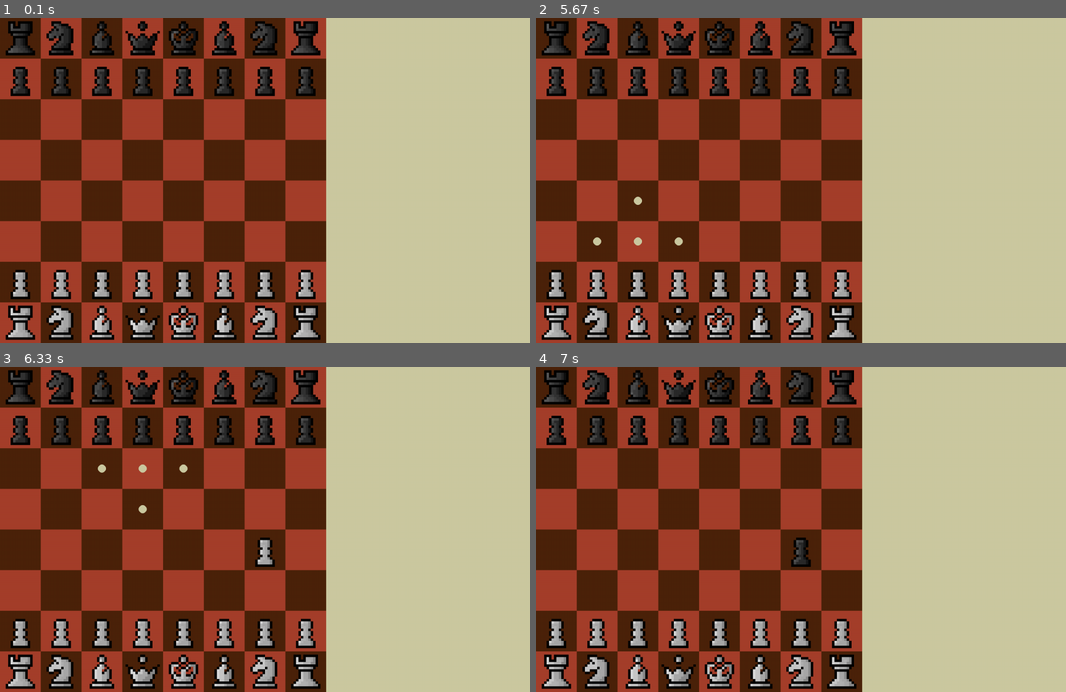
Above: before the commit, frames 1-4 (two rows, left to right).
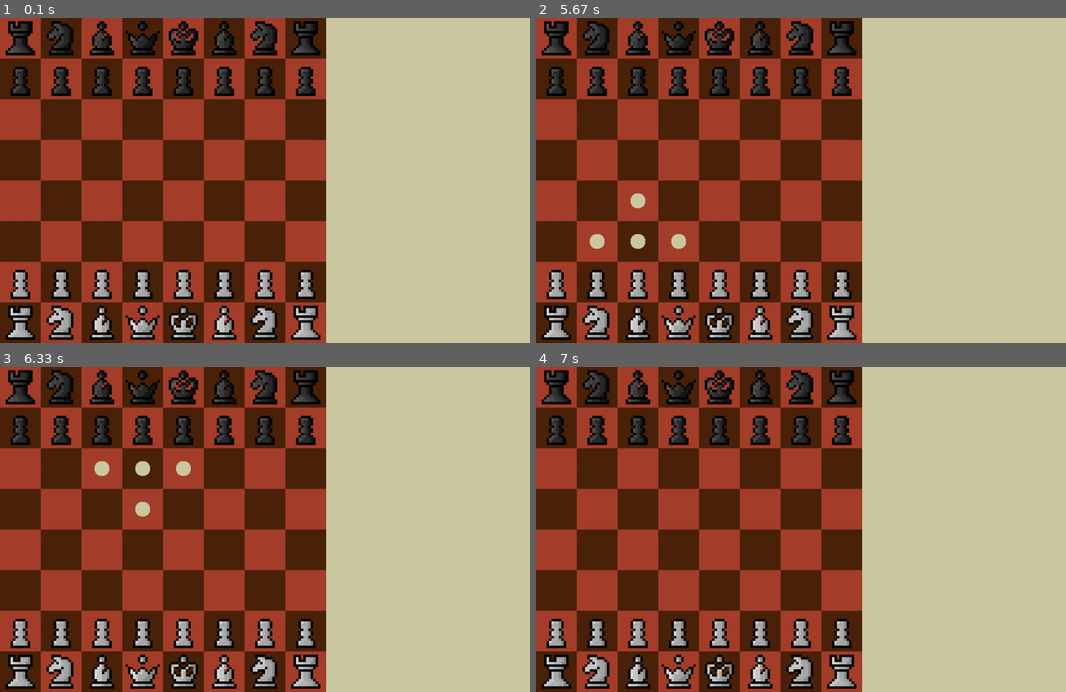
Above: after the commit, the same moments.

Repository: jetskiiiiiii/king-jet
Game: pygame game, started from main/game.py
The game is run twice, just before and just after one commit, with the same random seed, the same clock (stepped at 60 frames per second) and the same inputs.
Inputs (mouse positions are in pixels of both pictures, inside the frame that each line leads up to):
- Up to frame 1 (0.1 s): no input
- Up to frame 2 (5.67 s): press the mouse at (801, 203) at 0.37 s; move the mouse to (737, 193) at 0.47 s; release the mouse at (673, 183) at 0.6 s; press the mouse at (801, 203) at 5.2 s; move the mouse to (721, 252) at 5.3 s; release the mouse at (642, 300) at 5.43 s
- Up to frame 3 (6.33 s): press the mouse at (265, 552) at 6.03 s; move the mouse to (201, 497) at 6.13 s; release the mouse at (137, 445) at 6.27 s
- Up to frame 4 (7 s): press the mouse at (801, 552) at 6.87 s; move the mouse to (753, 578) at 6.97 s

The runs differ from the first frame. In frame 1, 51% of the frame differs, in the area x 0-62%, y 0-100%; in frame 2, 51%; in frame 3, 51%; in frame 4, 51%.

Commit message:
Fixed move and hint logic

Diff:
--- a/main/board.py
+++ b/main/board.py
@@ -1,79 +1,273 @@
 import pygame
 import numpy as np
+import math
 from typing import List, Optional, Tuple
 
 from resources.ui import *
 from resources.utils import *
 from pieces import *
 
+class Status():
+    def __init__(self, quick_status: int, occupied: bool, hint: bool, attacked: bool, promotion: bool, occupied_by: Piece | None = None):
+        #self.color = color # Color of square
+        self.quick_status = quick_status # 0=empty, 1=occupied
+        self.occupied = occupied
+        self.hint = hint
+        self.attacked = attacked
+        self.promotion = promotion
+        self.occupied_by = occupied_by
+
+# Class to show status (graphically) of each square on board (empty, occupied, hint, attack, promotion)
+class BoardStatus():
+    def __init__(self):
+        self.status = self.initialize_status()
+
+    def __setitem__(self, key, value):
+        self.status[key] = value
+
+    def __getitem__(self, key):
+        self.status[key]
+
+    def initialize_status(self):
+        status = []
+        for col in range(0,8):
+            for row in range(0,8):
+                status.append(Status(quick_status=0, occupied=False, hint=False, attacked=False, promotion=False))
+        return np.array(status).reshape(8,8)
+
+    # Every time the graphic changes, update board status
+    def change_status_of_square(self, position: Tuple, status: Status):
+        self.status[position] = status
+        return self.status
+
+    # TODO: Not incorporated yet
+    # Every time piece is clicked, change clicked attribute
+    def change_click_of_square(self, position: Tuple):
+        self.status[position].clicked = True
+
+    def __str__(self):
+        quick_status_only_array = []
+        for row in range(0,8):
+            for col in range(0,8):
+                quick_status_only_array.append(self.status[col, row].quick_status)
+
+        quick_status_only_array = np.array(quick_status_only_array).reshape(8,8)
+        return f"{quick_status_only_array}"
+
+# Class to hold game logic (turns, moves, pieces captured)
+class BoardLogic():
+    def __init__(self):
+        self.turn = "light"
+        self.moves = []
+        self.pieces_captured_by_light = []
+        self.pieces_captured_by_dark = []
+        self.clicked_square = ()
+        self.last_clicked_square = ()
+        self.last_hints_shown = []
+        self.pieces_array = [
+            King("dark"),
+            King("light"),
+
+            Queen("dark"),
+            Queen("light"),
+
+            Bishop("dark", 0),
+            Bishop("dark", 1),
+            Bishop("light", 0),
+            Bishop("light", 1),
+
+            Knight("dark", 0),
+            Knight("dark", 1),
+            Knight("light", 0),
+            Knight("light", 1),
+
+            Rook("dark", 0),
+            Rook("dark", 1),
+            Rook("light", 0),
+            Rook("light", 1),
+
+            *[Pawn("dark", count) for count in range(8)],
+            *[Pawn("light", count) for count in range(8)],
+        ]
+
 class Board():
-    def __init__(self, tile_size: int = tile_size, dark_color: Tuple = dark_color, light_color: Tuple = light_color):
+    def __init__(self, screen: pygame.Surface, board_status: BoardStatus, board_logic: BoardLogic, tile_size: int = tile_size, dark_color: Tuple = dark_color, light_color: Tuple = light_color):
+        self.screen = screen
+        self.board_status = board_status
+        self.board_logic = board_logic
+        self.board_status_flat = board_status.status.ravel()
         self.tile_size = tile_size
         self.dark_color = dark_color
         self.light_color = light_color
         self.light_and_dark_arrangement = np.indices((8, 8)).sum(axis=0) % 2
-        self.board_surface = self.draw_board()
-
-    def draw_board(self):
-        surface = pygame.Surface((8*self.tile_size, 8*self.tile_size))
-        ## Render chess board
-        row_count = 0
-        ## Position is offset by the size of the tiles
-        for row in range(0, 8*self.tile_size, self.tile_size):
-            start_color = 0 if row_count % 2 == 0 else 1
-            for col in range(0, 8*self.tile_size, 2*self.tile_size):
-                ## If rows are even, start row with light, else start with dark
-                surface.fill(dark_color, pygame.Rect((col+(start_color*self.tile_size), row), (self.tile_size, self.tile_size)))
-                surface.fill(light_color, pygame.Rect((col+int(not start_color)*self.tile_size, row), (self.tile_size, self.tile_size)))
-            row_count += 1
-
-        return surface
+        self.board_surface = pygame.Surface((8*self.tile_size, 8*self.tile_size))
+
+    def get_center_coor(self, image_width, image_height):
+        offset_width = self.tile_size - image_width
+        offset_height = self.tile_size - image_height
+
+        # col, row
+        return offset_width / 2, offset_height / 2
+
+    def scale_piece(self, image, image_width, image_height):
+        scale_by_width = self.tile_size // image_width
+        scale_by_height = self.tile_size // image_height
+        return pygame.transform.scale(image, (image_width * scale_by_width, image_height * scale_by_height))
+
+    def is_click_inside_board(self, square_clicked: Tuple):
+        return True if ((square_clicked[0] < 8) and (square_clicked[1] < 8)) else False
+
+    # New drawing paradigm where every drawing creates at least a new square (with the option to overlay a piece/hint + change color of square)
+    # Should receive info about location (which square), what to draw
+    # Should have surface for every square color, piece, hint
+    def draw_square(self, position: Tuple, color_type: str = "default", overlay: pygame.Surface | None = None):
+        square_surface = pygame.Surface((self.tile_size, self.tile_size))
+
+        color_dict = {"default": dark_color if self.light_and_dark_arrangement[position] else light_color,
+                      "attack": attack_tile_color,
+                      "promotion": promotion_tile_color}
+        color = color_dict[color_type]
+        square_surface.fill(color)
+
+        if overlay is not None:
+            center_pos_row, center_pos_col = self.get_center_coor(overlay.get_width(), overlay.get_height())
+            square_surface.blit(overlay, (center_pos_col, center_pos_row))
+        square_surface.set_colorkey(key_color)
+
+        dirty_rect = self.board_surface.blit(square_surface, (position[0]*tile_size, position[1]*tile_size))
+        self.screen.blit(self.board_surface, (0, 0))
+        return dirty_rect
 
     ## Where pieces are placed onto the board
-    def draw_pieces_start(self, pieces: List[Piece]):
-        for piece in pieces:
-            current_hitbox = self.board_surface.blit(piece.piece_surface, (piece.start_pos_col, piece.start_pos_row))
-            piece.current_hitbox = current_hitbox
-
-    def move_piece(self, mouse_pos: Tuple, piece: Piece):
-        # Getting position of the square clicked
-        scaled_mouse_square_pos, unscaled_mouse_square_pos = get_square_that_was_clicked(mouse_pos, return_unscaled_square_coor = True)
-        piece.current_hitbox = self.board_surface.blit(piece.piece_surface, scaled_mouse_square_pos)
-        piece.is_clicked = False
-
-        # Reset previous square that piece was on
-        reset_rect = self.draw_empty_square_at_coor((piece.current_pos_col, piece.current_pos_row), piece_surface=None)
-
-        # Update current position
-        piece.current_pos_col = unscaled_mouse_square_pos[0]
-        piece.current_pos_row = unscaled_mouse_square_pos[1]
-
-        # Rect that will be updated
-        return piece.current_hitbox, reset_rect
-
-    def draw_piece_hints(self, piece: Piece):
-        legal_moves = piece.get_legal_moves()
-        dirty_rects = []
-        radius_of_hints = 10
-        print(legal_moves)
+    def draw_pieces(self):
+        for piece in self.board_logic.pieces_array:
+            position = (piece.current_pos_col, piece.current_pos_row)
+            self.draw_square(position, overlay = piece.image)
+            self.board_status[position] = Status(quick_status=1, occupied=True, hint=True, attacked=False, promotion=False, occupied_by=piece)
+        return None
+
+    def fill_rest_of_board(self):
+        for row in range(0, 8):
+            for col in range(0, 8):
+                if self.board_status.status[col, row].occupied == False:
+                    self.draw_square((col, row))
+        return None
+
+    def draw_piece_hints(self):
+        square_clicked = self.board_logic.clicked_square
+        piece = self.board_status.status[square_clicked].occupied_by
+        legal_moves = self.get_legal_hints(piece)
+
+        # Update board status/logic
+        for hint in self.board_logic.last_hints_shown:
+            self.board_status.status[hint].hint = False
+
+        self.board_logic.last_hints_shown = []
+
         for move in legal_moves:
-            scaled_move = scale_coor(move)
-            centered_move = get_center_of_square(scaled_move)
-            hint_mark = pygame.draw.circle(self.board_surface, background, centered_move, radius_of_hints)
-            dirty_rects.append(hint_mark)
-        return dirty_rects, legal_moves
-
-    def remove_piece_hints(self, coords_list: List[Tuple]):
-        dirty_rects = []
-        for coor in coords_list:
-            dirty_rects.append(self.draw_empty_square_at_coor(coor))
-        return dirty_rects
-
-    def draw_empty_square_at_coor(self, coor: Tuple, piece_surface: pygame.Surface | None = None):
-        # Put this rect into dirty_rects
-        scaled_coor = scale_coor(coor)
-        # print(coor, scaled_coor)
-        color = light_color if self.light_and_dark_arrangement[coor[0]][coor[1]] else dark_color
-        if piece_surface:
-            return pygame.draw.rect(piece_surface, color, pygame.Rect(scaled_coor, (tile_size, tile_size)))
-        return pygame.draw.rect(self.board_surface, color, pygame.Rect(scaled_coor, (tile_size, tile_size)))
+            overlay = Hint().hint_mark
+            self.draw_square(position=move, overlay=overlay)
+
+            # Update board status and logic
+            self.board_status.status[move].hint = True
+            self.board_logic.last_hints_shown.append(move)
+
+        return None
+
+    # Gets legal moves from piece rules + places restrains from surrounding pieces, board restrictions
+    # TODO:
+    # en peassant
+    # Pins on king
+    # Checks / checkmate
+    def get_legal_hints(self, piece: Piece):
+        # If player in check, only show moves that put player out of check
+        #if self.player_in_check():
+
+        # When piece is pinned to king or in check (and not one of pieces that move player out of check)
+        #if self.piece_is_pinned():
+
+        # occupied_by may be None
+        if piece is None:
+            return []
+
+        initial_hints = piece.get_legal_moves()
+        refined_hints, obstructions = [], [] # Will store slope + distance
+        for move in initial_hints:
+            vector = (move[0] - piece.current_pos_col, move[1] - piece.current_pos_row)
+            angle = math.atan2(vector[1], vector[0])
+
+            # If square is occupied, move to next square
+            if (self.board_status.status[move].occupied == True) or (angle in obstructions):
+                # Only need first obstruction in path
+                if angle not in obstructions:
+                    obstructions.append(angle)
+                continue
+            else:
+                refined_hints.append(move)
+
+            # TODO: Implement en peassant and king pin
+            #if (piece.piece_type == "pawn"):
+            #    self.check_en_passant(piece)
+            #    continue
+            #else:
+            #refined_hints.append(move)
+
+        return refined_hints
+
+
+    # TODO: Implement move tracker
+    def check_en_passant(self, piece: Piece):
+        if piece.piece_type != "pawn":
+            return False
+
+    def move_piece(self):
+        position = self.board_logic.clicked_square
+        last_clicked_square = self.board_logic.last_clicked_square
+        piece = self.board_status.status[last_clicked_square].occupied_by
+
+        # Safeguarding in case occupied_by == None
+        if piece:
+            piece.current_pos_col = position[0]
+            piece.current_pos_row = position[1]
+
+        self.board_logic.last_hints_shown = []
+
+        # Update board status/logic
+        # Update quick_status, occupied, occupied_by
+        self.board_status.status[last_clicked_square].quick_status = 0
+        self.board_status.status[last_clicked_square].occupied = False
+        self.board_status.status[last_clicked_square].occupied_by = None
+
+        self.board_status.status[position].quick_status = 1
+        self.board_status.status[position].occupied = True
+        self.board_status.status[position].occupied_by = piece
+
+        return None
+
+class BlackTile():
+    def __init__(self):
+        self.color = dark_color
+
+class LightTile():
+    def __init__(self):
+        self.color = light_color
+
+class AttackTile():
+    def __init__(self):
+        self.color = attack_tile_color
+
+class PromotionTile():
+    def __init__(self):
+        self.color = promotion_tile_color
+
+class Hint():
+    def __init__(self):
+        self.color = background
+        self.image_file_name = "resources/art/hint_mark.png"
+        self.hint_mark = pygame.image.load(self.image_file_name).convert_alpha()
+
+    def get_width(self):
+        return self.hint_mark.get_width()
+
+    def get_height(self):
+        return self.hint_mark.get_height()
--- a/main/game.py
+++ b/main/game.py
@@ -1,7 +1,4 @@
 import pygame
-import os
-import numpy as np
-from typing import List, Optional, Tuple
 
 from resources.ui import *
 from pieces import *
@@ -15,39 +12,13 @@
 dt = 0
 player_pos = pygame.Vector2(screen.get_width() / 2, screen.get_height() / 2)
 
-
-pieces_array = [
-    King("dark"),
-    King("light"),
-
-    Queen("dark"),
-    Queen("light"),
-
-    Bishop("dark", 0),
-    Bishop("dark", 1),
-    Bishop("light", 0),
-    Bishop("light", 1),
-
-    Knight("dark", 0),
-    Knight("dark", 1),
-    Knight("light", 0),
-    Knight("light", 1),
-
-    Rook("dark", 0),
-    Rook("dark", 1),
-    Rook("light", 0),
-    Rook("light", 1),
-
-    *[Pawn("dark", count) for count in range(8)],
-    *[Pawn("light", count) for count in range(8)],
-]
-
-
-chessboard = Board()
+chessboard_status = BoardStatus()
+chessboard_logic = BoardLogic()
+chessboard = Board(screen, chessboard_status, chessboard_logic)
 
 # Outside of MAIN loop because need to be remembered
-clicked_piece: Piece | None = None
-reset_squares_at_these_coors = []
+show_hint = False
+move_piece = False
 
 ## Main pygame loop
 while running:
@@ -55,9 +26,8 @@
     screen.fill(background)
 
     ## Render chess pieces
-    chessboard.draw_pieces_start(pieces_array)
-    ## Draw chess board
-    screen.blit(chessboard.board_surface, (0, 0))
+    chessboard.draw_pieces()
+    chessboard.fill_rest_of_board()
 
     for event in event_list:
         dirty_rects = []
@@ -66,33 +36,34 @@
         ## get_pressed returns either 3 or 5 buttons
         if pygame.mouse.get_pressed()[0]:
             mouse_pos = pygame.mouse.get_pos()
-            # Detect if piece has been clicked
+            chessboard_logic.last_clicked_square = chessboard_logic.clicked_square
+            chessboard_logic.clicked_square = (mouse_pos[0] // tile_size, mouse_pos[1] // tile_size) # Tuple of position of square (unscaled)
 
-            if len(reset_squares_at_these_coors) > 0:
-                dirty_rects = chessboard.remove_piece_hints(reset_squares_at_these_coors)
-                reset_squares_at_these_coors = []
-                pygame.display.update(dirty_rects)
+            clicked_square, last_clicked_square = chessboard_logic.clicked_square, chessboard_logic.last_clicked_square
 
-            new_clicked_piece: Piece | None = None
-            for piece in pieces_array:
-                # TODO: Prevent calculating if same piece is clicked
-                if piece.current_hitbox.collidepoint(mouse_pos) and (not piece.is_clicked):
-                    new_clicked_piece = piece
-                    piece.is_clicked = True
-                    hints, reset_squares_at_these_coors = chessboard.draw_piece_hints(piece)
-                    # print(reset_squares_at_these_coors)
-                    dirty_rects = hints
-                    pygame.display.update(dirty_rects)
-                    break # If piece was clicked, break loop
-            # If clicked piece didn't change, there was a click on an empty square
-            if (new_clicked_piece is None) and (clicked_piece is not None):
-                dirty_rects = chessboard.move_piece(mouse_pos, clicked_piece)
-                pygame.display.update(dirty_rects)
-                clicked_piece = None
-            else:
-                clicked_piece = new_clicked_piece # If the new clicked piece is different than the last, the user has decided to change piece they want to move
+            # Toggle hint on
+            if chessboard.is_click_inside_board(clicked_square):
+                # If piece is already showing hints, clicking it again will make hints disappear
+                if show_hint:
+                    # If player clicks on same piece while hints are showing, hints will disappear
+                    if clicked_square == last_clicked_square:
+                        show_hint = False
+                        break
+                    # If hints are shown and player clicks on a hint, move piece
+                    elif clicked_square in chessboard_logic.last_hints_shown:
+                        show_hint = False
+                        move_piece = True
+                        break
+                # If piece is clicked and square is occupied, show hints
+                if chessboard_status.status[clicked_square].occupied == True:
+                    show_hint = True
 
-            # Detect if mouse click 1) after clicking piece 2) on a legal move or on another piece
+    if show_hint:
+        chessboard.draw_piece_hints()
+
+    if move_piece:
+        chessboard.move_piece()
+        move_piece = False
 
     pygame.display.update()
     clock.tick(60)
--- a/main/pieces.py
+++ b/main/pieces.py
@@ -4,7 +4,7 @@
 
 from resources.ui import *
 
-pieces_image_path = "main/resources/art/"
+pieces_image_path = "resources/art/"
 
 class Piece():
     def __init__(self,
@@ -33,22 +33,22 @@
         self.name = f"{piece_type}_{"dark" if self.is_dark else "light"}{f"_{count}" if (self.count is not None) else ""}"
 
         self.image_file_name = image_file_name
-        self.image = pygame.image.load(os.path.join(pieces_image_path, self.image_file_name)).convert_alpha()
-        self.image_width = self.image.get_width()
-        self.image_height = self.image.get_height()
-        self.start_pos_row = start_pos_row * self.tile_size
-        self.start_pos_col = start_pos_col * self.tile_size
+        self.image_prescale = pygame.image.load(os.path.join(pieces_image_path, self.image_file_name)).convert_alpha()
+        self.image_prescale_width = self.image_prescale.get_width()
+        self.image_prescale_height = self.image_prescale.get_height()
+        self.start_pos_row = start_pos_row
+        self.start_pos_col = start_pos_col
 
         ## Modified properties
-        self.scaled_image = self.scale_piece()
-        self.scaled_image_width = self.scaled_image.get_width()
-        self.scaled_image_height = self.scaled_image.get_height()
-        self.center_pos_row, self.center_pos_col = self.get_center_coor()
+        self.image = self.scale_piece()
+        self.width = self.image.get_width()
+        self.height = self.image.get_height()
+        #self.center_pos_row, self.center_pos_col = self.get_center_coor()
 
         ## Surface and its properties
-        self.piece_surface = self.blit_image_to_square()
-        self.current_hitbox = self.piece_surface.get_rect() # Scaled position
-        self.is_clicked = False
+        # self.piece_surface = self.blit_image_to_square()
+        # self.current_hitbox = self.piece_surface.get_rect() # Scaled position
+        # self.is_clicked = False
 
         ## Legal moves
         self.current_pos_row = current_pos_row
@@ -63,7 +63,7 @@
 
     def get_legal_moves(self):
         complete_legal_moves = []
-        print(self.name)
+        #print(self.name)
         for step in range(self.piece_range):
             step += 1
             for move in self.legal_moves:
@@ -81,24 +81,10 @@
         return complete_legal_moves
 
     def scale_piece(self):
-        scale_by_width = self.tile_size // self.image_width
-        scale_by_height = self.tile_size // self.image_height
-        return pygame.transform.scale(self.image, (self.image_width * scale_by_width, self.image_height * scale_by_height))
-
-    def get_center_coor(self):
-        offset_width = self.tile_size - self.scaled_image_width
-        offset_height = self.tile_size - self.scaled_image_height
-
-        return offset_width / 2, offset_height / 2
-
-    def blit_image_to_square(self):
-        piece_surface = pygame.Surface((self.tile_size, self.tile_size))
-
-        piece_surface.fill(key_color)
-        piece_surface.blit(self.scaled_image, (self.center_pos_col, self.center_pos_row))
-        piece_surface.set_colorkey(key_color)
-
-        return piece_surface
+        scale_by_width = self.tile_size // self.image_prescale_width
+        scale_by_height = self.tile_size // self.image_prescale_height
+        return pygame.transform.scale(self.image_prescale, (self.image_prescale_width * scale_by_width, self.image_prescale_height * scale_by_height))
+
 
 ## Create separate classes for each piece to set moving rules
 class King(Piece):
@@ -321,6 +307,7 @@
         self.image_file_name = f"{self.piece_type}{1 if self.is_dark else ""}.png"
 
         ## Legal moves
+        ## En peassant enforced in board (get_legal_hints) to get context
         self.current_pos_row = self.start_pos_row
         self.current_pos_col = self.start_pos_col
         ## Pawns can only move forward, so black and white have different moves
--- a/main/resources/ui.py
+++ b/main/resources/ui.py
@@ -6,4 +6,7 @@
 background = (204, 201, 161)
 key_color = (128, 0, 128)
 
+attack_tile_color = (125, 92, 101)
+promotion_tile_color = (202, 213, 147)
+
 tile_size = 100
Binary file added: main/resources/art/hint_mark.png
Not shown, added: main/resources/art/hint_mark.psd
